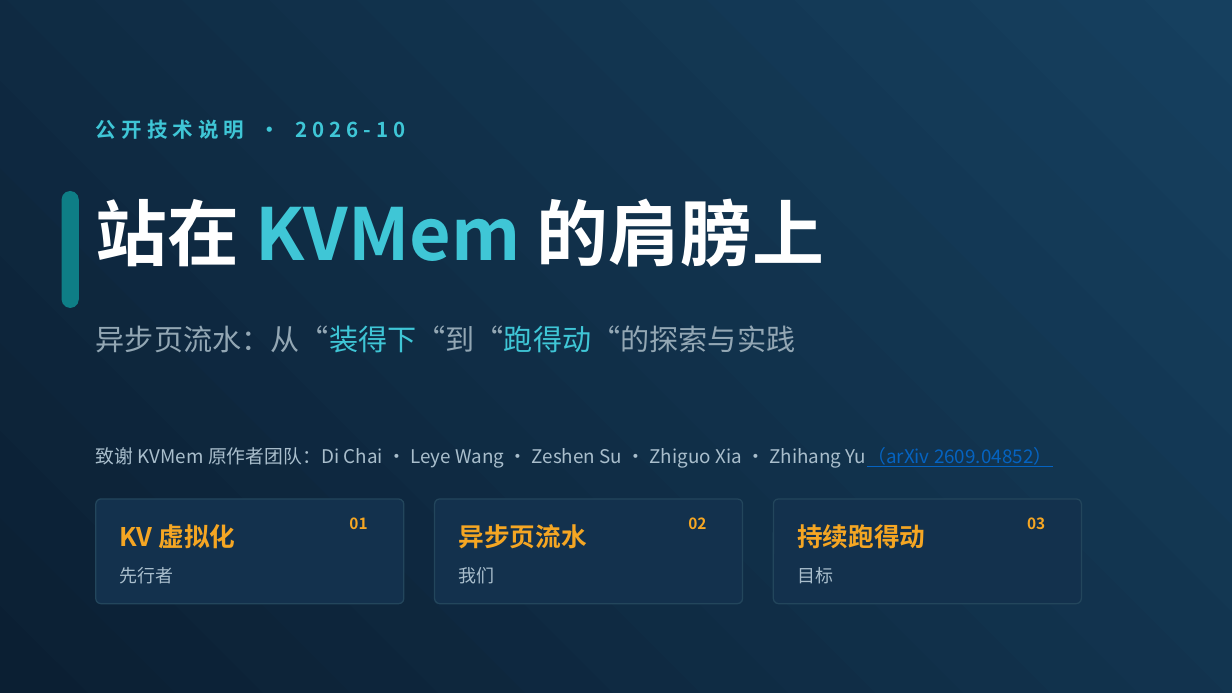
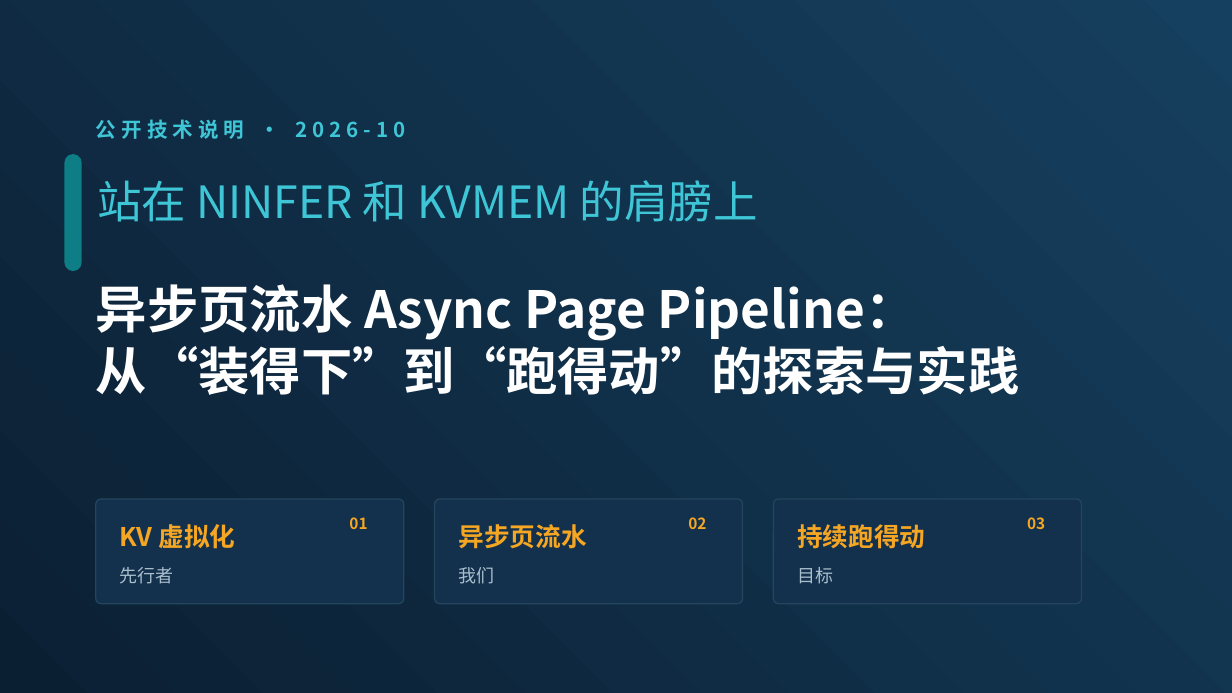
Before and after one commit to paicat1/Ninfer-KVMem-Async, a slide deck: slide 1 of docs/异步页流水-技术说明.pptx. Drawn at 1232x693 pixels with LibreOffice and Linux fonts; fonts in the diff are those of the drawing. Boxes give left, top, right and bottom in pixels: in the first picture for what was removed or moved away, otherwise in the second. Text is boxed around its words. In the diff, an @@ line names an element or a change of style, - is before the commit and + after.

Commit message:
docs(PPT): 微调批次⑤——①封面（站在 NINFER 和 KVMEM 肩膀上 26pt / 主标题+英文名 30pt）②新增 NINFER 引擎介绍页与沈三殊醒目页（金色 kicker）③新增算法基础页（调度大脑继承上游/步进执行器自研）+ 页放哪改物理基础 ④死亡谷拆两页（150h 嫌疑圈定 / 转机：死机-风暴-降Gen-新配方）+ 追捕改名第一阶段 ⑤诚实清单重梳（深载性能边界非谷成因/统计强度卡）⑥开源页重梳（嫌疑圈定+初步消除口径）⑦新增三层加速栈/数学基础/DEPTH 页深色统一 ⑧页码全片重编 /27

```diff
--- a/docs/异步页流水-技术说明.pptx
+++ b/docs/异步页流水-技术说明.pptx
@@ rounded rectangle: place and size @@
-rounded rectangle at box(62, 191, 79, 308)
+rounded rectangle at box(64, 154, 81, 271)
@@ text at box(97, 180, 758, 222): text changed; size 42 to 26 pt; text colour #FFFFFF to #3FC6D6; bold off @@
-站在 KVMem 的肩膀上
+站在 NINFER 和 KVMEM 的肩膀上
@@ text at box(96, 284, 1020, 395): text changed; size 17 to 30 pt; text colour #93A7B4 to #FFFFFF; bold on @@
-异步页流水：从“装得下“到“跑得动“的探索与实践
+异步页流水 Async Page Pipeline：
+从“装得下”到“跑得动”的探索与实践
@@ text removed at box(96, 447, 1053, 468) @@
-致谢 KVMem 原作者团队：Di Chai · Leye Wang · Zeshen Su · Zhiguo Xia · Zhihang Yu（arXiv 2609.04852）
```
Also in this commit, not shown: 17 other slides changed, 5 slides added, 1 other file.
